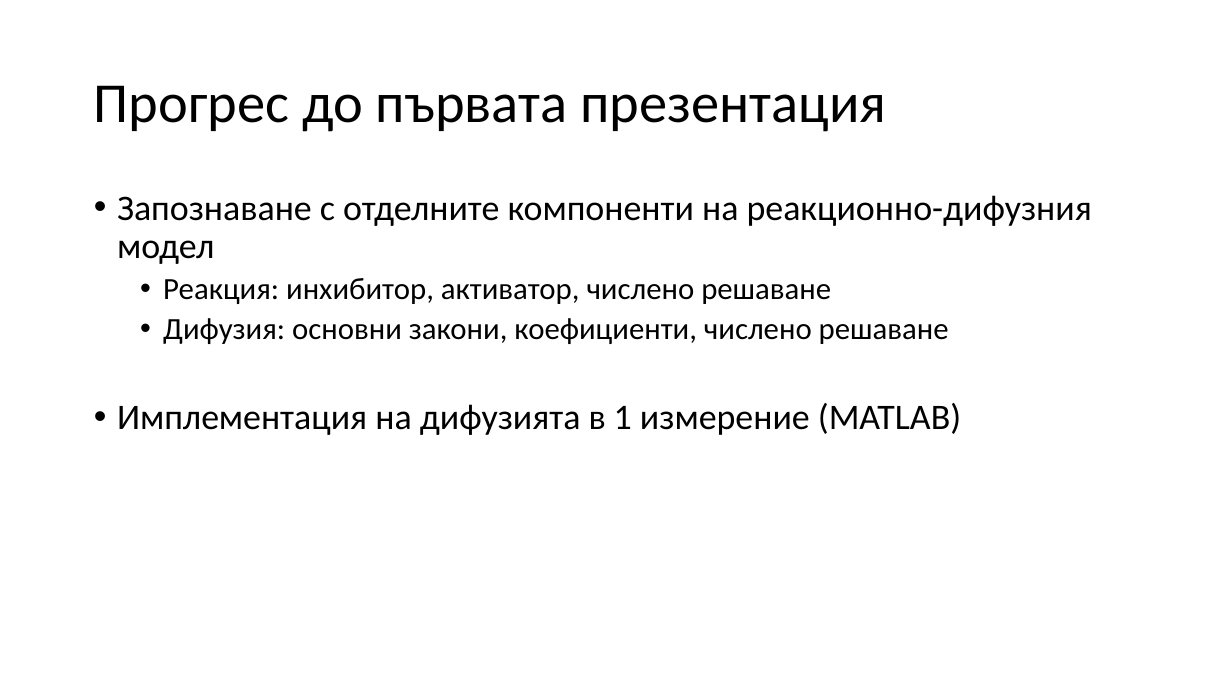
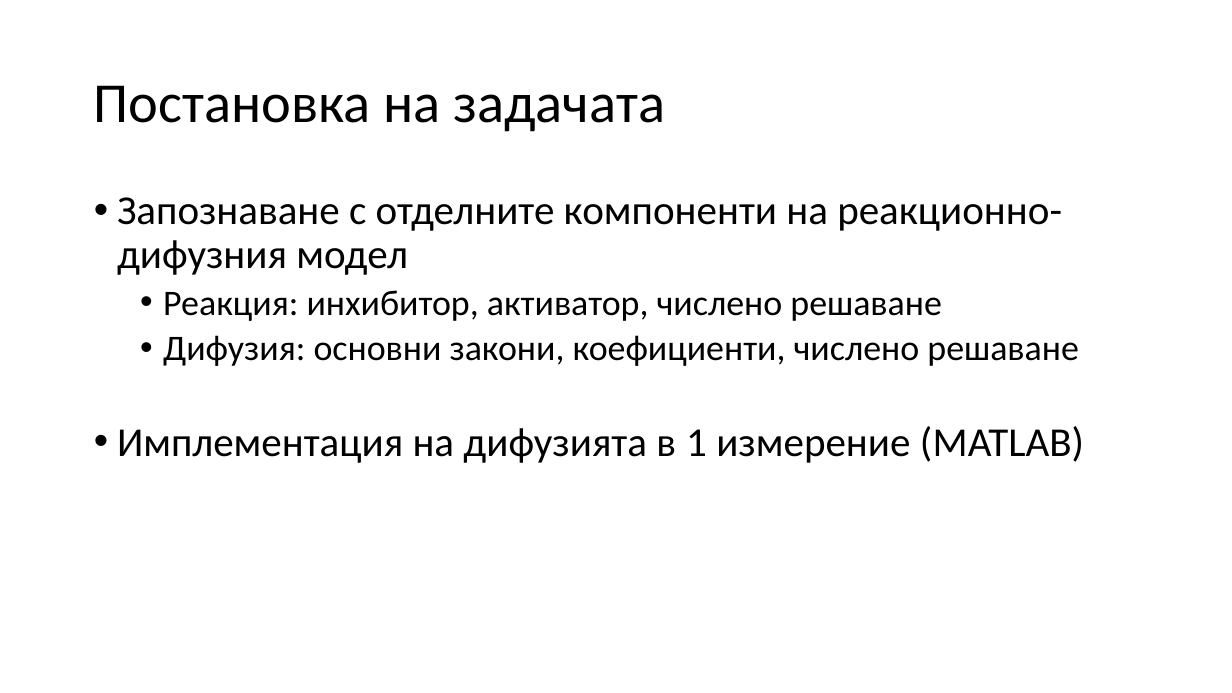
Before and after one commit to castrowilde/pmmrp, a slide deck: slide 3 of Presentation2.pptx. Drawn at 1232x693 pixels with LibreOffice and Linux fonts; fonts in the diff are those of the drawing. Boxes give left, top, right and bottom in pixels: in the first picture for what was removed or moved away, otherwise in the second. Text is boxed around its words. In the diff, an @@ line names an element or a change of style, - is before the commit and + after.

Commit message:
update втора презентация

```diff
--- a/Presentation2.pptx
+++ b/Presentation2.pptx
@@ title at box(94, 85, 666, 132): text changed @@
-Прогрес до първата презентация
+Постановка на задачата
@@ text "Запознаване с отделните компоненти на ..." at box(117, 197, 1084, 463): size 28 to 32 pt in "Запознаване с отделните компоненти на реакционно-дифузния мо ...", "Имплементация на дифузията в 1 измерение (MATLAB)"; size 24 to 28 pt in "Реакция: инхибитор, активатор, числено решаване", "Дифузия: основни закони, коефициенти, числено решаване" @@
```
Also in this commit, not shown: 2 other slides changed.
